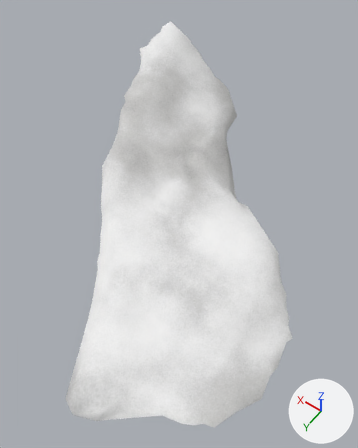
What one commit did to the COLLADA model models/galtelli_small_avalanche/galtelli_small_avalanche.dae.
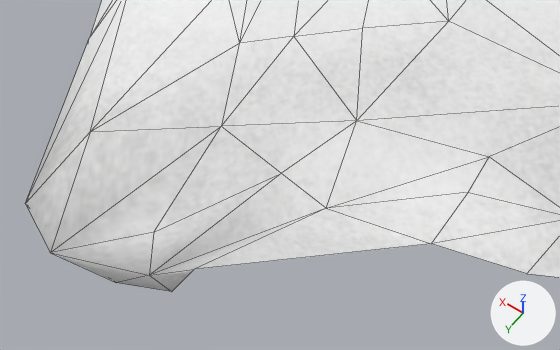
Old and new are each drawn whole from a 50 mm lens placed at (23.9, 77.3, 86.6), pointed at (64.2, 20.9, -2.1) and again close up from a 50 mm lens placed at (38.4, 74.3, 18.0), pointed at (51.8, 55.5, -11.6). The axes (+X, +Y, +Z) are drawn at lower right. The lights are the same throughout. The close-ups show mesh edges as thin lines.
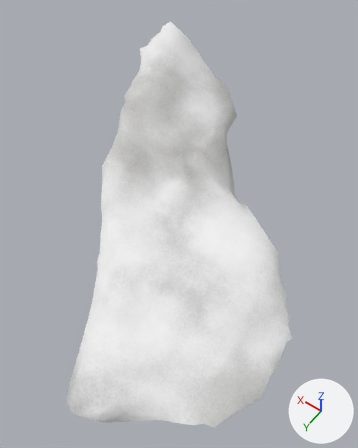
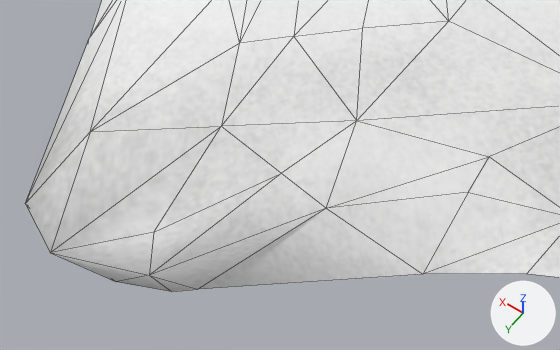
Commit message: updated some of the galtelli models

Pixel boxes (x1, y1, x2, y2) of what changed, in the close-ups (560 x 350 px; the box of a moved part takes in the faces that stretch with it):
part 1 of me_cube_001, moved or reshaped: (52, 192, 560, 292) in both

Diff of the bpy script that builds the scene:
```diff
--- a/models/galtelli_small_avalanche/galtelli_small_avalanche.dae.py
+++ b/models/galtelli_small_avalanche/galtelli_small_avalanche.dae.py
@@ me_cube_001 @@
 me_cube_001.from_pydata(...)  # 251 vertices, 430 faces; spans x -66.0..3.6, y -14.0..75.9, z -29.4..3.4
 # used by ob_cube_001; location = (95.92, -11.38, 11.99)
-me_cube_001.vertices[193].co = (-36.0, 74.0, -29.0)
-me_cube_001.vertices[231].co = (-52.0, 66.4, -23.1)  # pixel (431, 243)
-me_cube_001.vertices[232].co = (-38.7, 73.9, -29.3)  # pixel (116, 282)
-me_cube_001.vertices[241].co = (-43.5, 72.8, -25.0)  # pixel (194, 269)
+# me_cube_001 part 1
+me_cube_001.vertices[193].co = (-36.0, 74.0, -28.9)
+me_cube_001.vertices[231].co = (-52.0, 66.4, -25.8)  # pixel (422, 274)
+me_cube_001.vertices[232].co = (-38.7, 73.9, -29.3)  # pixel (116, 281)
+me_cube_001.vertices[241].co = (-43.5, 72.8, -26.8)  # pixel (197, 289)
 me_cube_001.materials.append(mat_material_006)
```
